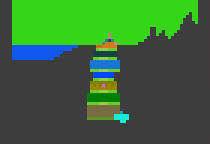
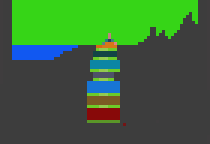
Comparing the layer stacks of the two 210 x 144 images. Changes:
painted on "biome_map_experimental_2.png" over (87, 60, 129, 126)
